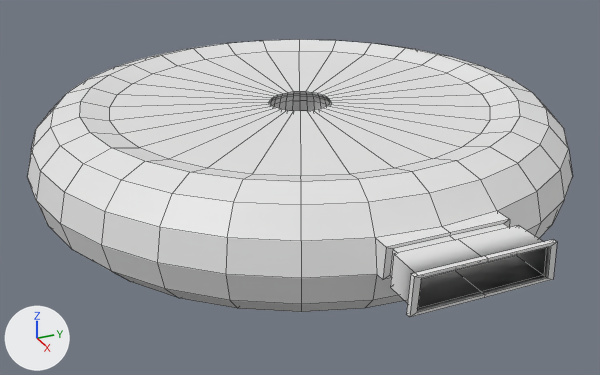
What one commit did to the FBX model Assets/Models/LevelChunks/BombRoom.fbx.
Rendered twice from a 50 mm camera at (285.0, -228.0, 220.0) aimed at (-198.0, -11.0, -21.0). Arrows for +X, +Y and +Z are at lower left; the lights stay in place. Mesh edges are drawn as thin lines.

In view in the first picture: 'BombRoom'.
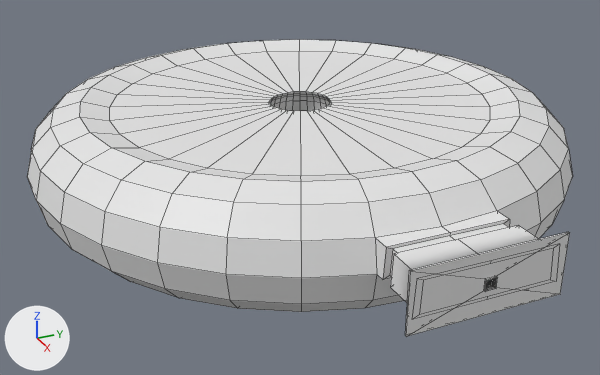
The newer file is also turned or shifted as a whole; pictures and numbers use the older file's frame.

Location of each change, (x1, y1, x2, y2) in pixels of the pictures (600 x 375 px; the box of a moved part takes in the faces that stretch with it):
'BombRoom', reshaped (7% taller): before (27, 40, 573, 317); after (27, 40, 573, 337)
part 1 of me_torus_001, added: after (405, 232, 570, 337)
part 2 of me_torus_001, moved or reshaped (not visible afterwards): before (406, 239, 557, 317)

What changed in the scene script:
```text
Change me_torus_001:
    used by ob_bombroom; location = (0.0, 0.0, 0.0)
    verts and faces of me_torus_001; kept vertices keep their numbers, new ones are numbered from 648
    before: 630 (0.0, 38.0, 19.0) at pixel (550, 246), 631 (0.0, 0.0, 19.0) at pixel (488, 261), 632 (0.0, -38.0, 19.0) at pixel (421, 278), 633 (0.0, 39.0, 0.0) at pixel (547, 278), 634 (0.0, 0.0, 0.0) at pixel (484, 294)
    before: 635 (0.0, -39.0, 0.0) at pixel (416, 312), 636 (0.0, 42.0, 21.0) at pixel (557, 241), 637 (0.0, 0.0, 21.0) at pixel (488, 258), 638 (0.0, -42.0, 21.0) at pixel (414, 276), 639 (0.0, 43.0, -1.0) at pixel (553, 279)
    before: 640 (0.0, 0.0, -1.0) at pixel (484, 297), 641 (0.0, -43.0, -1.0) at pixel (409, 317)
    remove me_torus_001.from_pydata(...)  # 648 vertices, 652 faces; spans x -410.0..0.0, y -186.0..186.0, z -37.0..38.0
    add me_torus_001.from_pydata(...)  # 688 vertices, 692 faces; spans x -410.0..4.0, y -186.0..186.0, z -37.0..38.0
    me_torus_001 part 1: a new loose piece of 40 vertices spanning x 1.0..4.0, y -46.0..47.0, z -10.0..26.0
    me_torus_001 part 2
    add for i in [*range(630, 642)]: verts[i] += (2.0, 0.0, 0.0)
```
